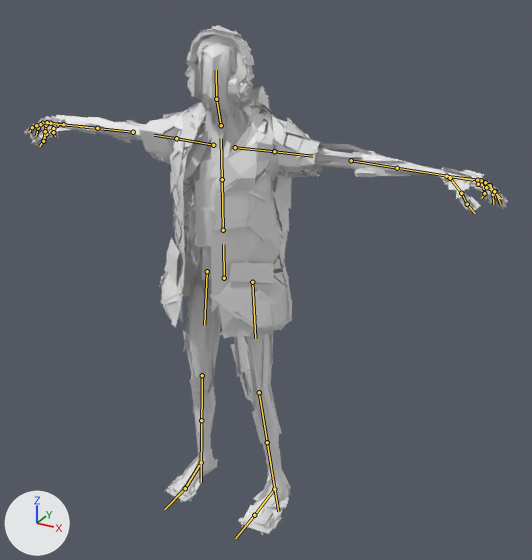
Two versions of the FBX model Pulse of Fear/Assets/Level/Characters/Characters/Char_12/train_extra_12.fbx, one commit apart.
The view is the same before and after, from a camera (50 mm lens) standing at (1.316, -2.082, 2.047) and looking at (0.143, 0.051, 0.981). Arrows for +X, +Y and +Z are at lower left; the lights stay in place. The bones that bend it are drawn over the model as lines.

Names of what the first picture shows: 'coat'.
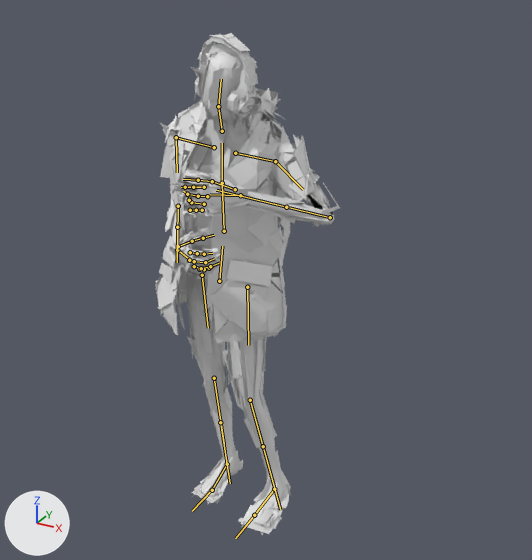
The newer file adds an action. The first version stands in its rest pose; the second is drawn at frame 28 of the action 'root|rig.001'.

The edits, one by one:
Bone 'root.x' (bone_root_x) moves from (0.0, 0.0, 0.0) to (-0.2, 0.0, 3.0).
Bone 'root.x' (bone_root_x) turns from (0, 0, 0) to (-9, 0, -2) degrees about its own x, y and z.
Bone 'thigh_stretch.l' (bone_thigh_stretch_l) turns from (0, 0, 0) to (-1, 1, 7) degrees about its own x, y and z.
Bone 'leg_stretch.l' (bone_leg_stretch_l) turns from (0, 0, 0) to (0, 0, 9) degrees about its own x, y and z.
Bone 'foot.l' (bone_foot_l) turns from (0, 0, 0) to (6, -1, -1) degrees about its own x, y and z.
Bone 'thigh_stretch.r' (bone_thigh_stretch_r) turns from (0, 0, 0) to (-12, -8, -10) degrees about its own x, y and z.
Bone 'foot.r' (bone_foot_r) turns from (0, 0, 0) to (5, -5, -9) degrees about its own x, y and z.
Bone 'leg_twist.r' (bone_leg_twist_r) turns from (0, 0, 0) to (0, 8, 0) degrees about its own x, y and z.
Bone 'thigh_twist.r' (bone_thigh_twist_r) turns from (0, 0, 0) to (0, 7, 0) degrees about its own x, y and z.
Bone 'spine_01.x' (bone_spine_01_x) turns from (0, 0, 0) to (16, 0, -1) degrees about its own x, y and z.
Bone 'spine_02.x' (bone_spine_02_x) turns from (0, 0, 0) to (0, 0, -2) degrees about its own x, y and z.
Bone 'neck.x' (bone_neck_x) turns from (0, 0, 0) to (1, -17, -3) degrees about its own x, y and z.
Bone 'arm_stretch.r' (bone_arm_stretch_r) turns from (0, 0, 0) to (-94, -3, 50) degrees about its own x, y and z.
Bone 'forearm_stretch.r' (bone_forearm_stretch_r) turns from (0, 0, 0) to (0, 0, 66) degrees about its own x, y and z.
Bone 'hand.r' (bone_hand_r) turns from (0, 0, 0) to (-24, 20, 11) degrees about its own x, y and z.
Bone 'c_thumb2.r' (bone_c_thumb2_r) turns from (0, 0, 0) to (1, -2, 17) degrees about its own x, y and z.
Bone 'c_thumb3.r' (bone_c_thumb3_r) turns from (0, 0, 0) to (0, 0, 16) degrees about its own x, y and z.
Bone 'c_middle3.r' (bone_c_middle3_r) turns from (0, 0, 0) to (-43, 0, 0) degrees about its own x, y and z.
Bone 'c_index1.r' (bone_c_index1_r) turns from (0, 0, 0) to (-13, 0, 0) degrees about its own x, y and z.
Bone 'forearm_twist.r' (bone_forearm_twist_r) turns from (0, 0, 0) to (0, 22, 0) degrees about its own x, y and z.
Bone 'arm_twist.r' (bone_arm_twist_r) turns from (0, 0, 0) to (0, 49, 0) degrees about its own x, y and z.
Bone 'arm_stretch.l' (bone_arm_stretch_l) turns from (0, 0, 0) to (-40, 22, -21) degrees about its own x, y and z.
Bone 'forearm_stretch.l' (bone_forearm_stretch_l) turns from (0, 0, 0) to (0, 0, -122) degrees about its own x, y and z.
Bone 'hand.l' (bone_hand_l) turns from (0, 0, 0) to (6, -36, 9) degrees about its own x, y and z.
Bone 'hand.l' (bone_hand_l) is rescaled from (1.0, 1.0, 1.0) to (1.0, 1.3, 1.0).
Bone 'c_thumb1.l' (bone_c_thumb1_l) is rescaled from (1.0, 1.0, 1.0) to (0.91, 1.11, 0.94).
Bone 'c_pinky2.l' (bone_c_pinky2_l) turns from (0, 0, 0) to (10, 0, 0) degrees about its own x, y and z.
Bone 'c_ring1.l' (bone_c_ring1_l) turns from (0, 0, 0) to (1, -10, -13) degrees about its own x, y and z.
Bone 'c_ring1.l' (bone_c_ring1_l) is rescaled from (1.0, 1.0, 1.0) to (1.0, 1.04, 0.95).
Bone 'c_ring2.l' (bone_c_ring2_l) turns from (0, 0, 0) to (-35, 0, 0) degrees about its own x, y and z.
Bone 'c_middle2.l' (bone_c_middle2_l) turns from (0, 0, 0) to (-37, -10, -5) degrees about its own x, y and z.
Bone 'c_index2.l' (bone_c_index2_l) turns from (0, 0, 0) to (-46, -2, 0) degrees about its own x, y and z.
Bone 'forearm_twist.l' (bone_forearm_twist_l) turns from (0, 0, 0) to (0, -36, 0) degrees about its own x, y and z.
Bone 'arm_twist.l' (bone_arm_twist_l) turns from (0, 0, 0) to (0, -29, 0) degrees about its own x, y and z.

Location of each change, (x1, y1, x2, y2) in pixels of the pictures (532 x 560 px):
'coat', posed (62% narrower)
    before: (24, 26, 508, 535)
    after: (155, 33, 340, 535)
bone 'root.x', root to tip
    before: (224, 278) to (223, 244)
    after: (219, 281) to (222, 246)
bone 'thigh_stretch.l', root to tip
    before: (252, 282) to (255, 338)
    after: (247, 287) to (248, 345)
bone 'leg_stretch.l', root to tip
    before: (259, 392) to (271, 466)
    after: (250, 400) to (269, 468)
bone 'thigh_stretch.r', root to tip
    before: (207, 271) to (204, 325)
    after: (202, 275) to (208, 328)
bone 'foot.r', root to tip
    before: (201, 462) to (185, 488)
    after: (227, 464) to (212, 490)
bone 'leg_twist.r', root to tip
    before: (201, 420) to (201, 482)
    after: (220, 422) to (230, 483)
bone 'thigh_twist.r', root to tip
    before: (207, 271) to (204, 325)
    after: (202, 275) to (208, 328)
bone 'spine_01.x', root to tip
    before: (223, 230) to (222, 179)
    after: (224, 231) to (222, 183)
bone 'spine_02.x', root to tip
    before: (222, 179) to (221, 138)
    after: (222, 183) to (222, 143)
bone 'neck.x', root to tip
    before: (221, 125) to (216, 99)
    after: (222, 131) to (218, 106)
bone 'arm_stretch.r', root to tip
    before: (176, 138) to (154, 135)
    after: (176, 137) to (177, 172)
bone 'forearm_stretch.r', root to tip
    before: (133, 132) to (80, 126)
    after: (178, 206) to (177, 238)
bone 'hand.r', root to tip
    before: (63, 124) to (47, 122)
    after: (177, 250) to (188, 258)
bone 'c_thumb2.r', root to tip
    before: (46, 134) to (43, 141)
    after: (192, 241) to (203, 238)
bone 'c_thumb3.r', root to tip
    before: (43, 141) to (39, 146)
    after: (203, 238) to (214, 235)
bone 'c_middle3.r', root to tip
    before: (38, 128) to (36, 136)
    after: (205, 262) to (214, 258)
bone 'c_index1.r', root to tip
    before: (40, 124) to (36, 125)
    after: (190, 252) to (197, 253)
bone 'forearm_twist.r', root to tip
    before: (97, 128) to (47, 123)
    after: (177, 227) to (177, 262)
bone 'arm_twist.r', root to tip
    before: (176, 138) to (154, 135)
    after: (176, 137) to (177, 172)
bone 'arm_stretch.l', root to tip
    before: (274, 151) to (312, 156)
    after: (275, 161) to (303, 189)
bone 'forearm_stretch.l', root to tip
    before: (351, 160) to (421, 172)
    after: (330, 217) to (264, 201)
bone 'hand.l', root to tip
    before: (446, 176) to (475, 179)
    after: (240, 195) to (210, 194)
bone 'c_thumb1.l', root to tip
    before: (450, 178) to (461, 193)
    after: (235, 189) to (212, 181)
bone 'c_pinky2.l', root to tip
    before: (484, 188) to (484, 193)
    after: (196, 210) to (190, 210)
bone 'c_ring1.l', root to tip
    before: (481, 180) to (490, 185)
    after: (204, 204) to (191, 202)
bone 'c_ring2.l', root to tip
    before: (490, 185) to (493, 194)
    after: (191, 202) to (189, 200)
bone 'c_middle2.l', root to tip
    before: (485, 182) to (495, 191)
    after: (198, 196) to (187, 194)
bone 'c_index2.l', root to tip
    before: (486, 187) to (494, 191)
    after: (193, 187) to (185, 187)
bone 'forearm_twist.l', root to tip
    before: (397, 168) to (472, 180)
    after: (286, 207) to (216, 190)
bone 'arm_twist.l', root to tip
    before: (274, 151) to (312, 156)
    after: (275, 161) to (303, 189)
